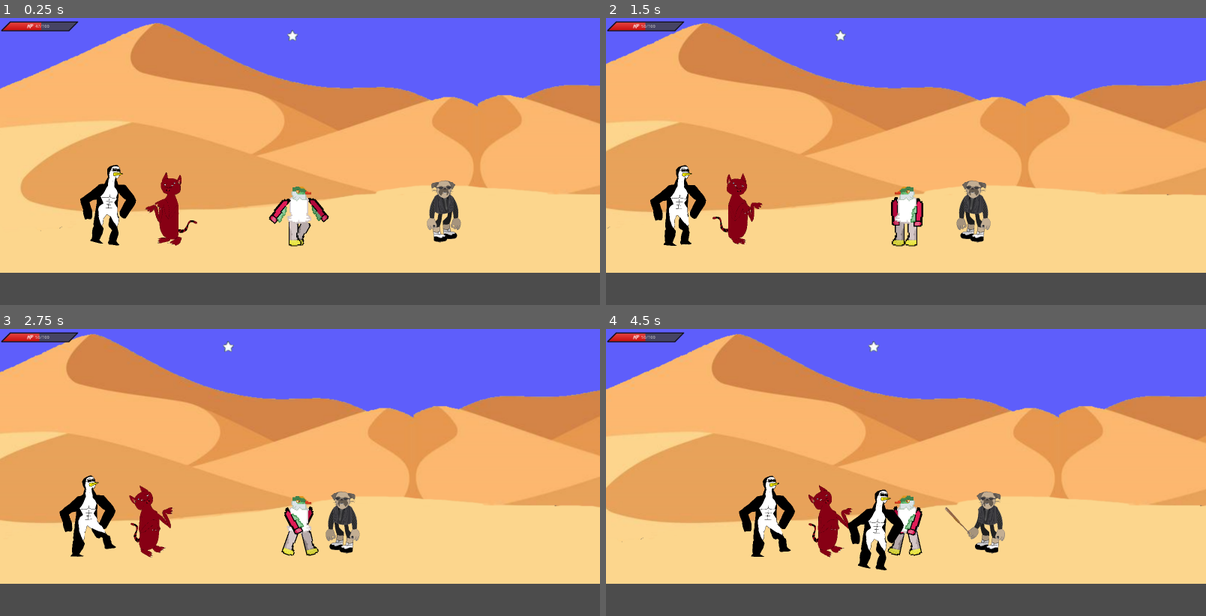
Above: before the commit, frames 1-4 (two rows, left to right).
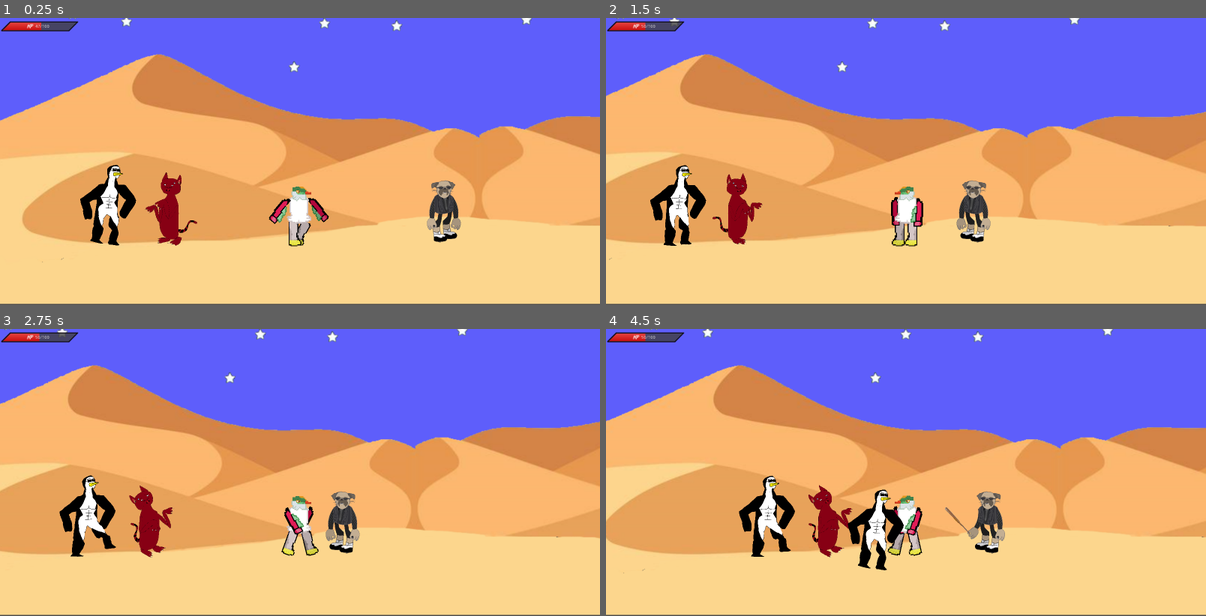
Above: after the commit, the same moments.

Repository: GFinformaticien/26_02GameJam
Game: Godot game, scene res://scenes/levels/principale.tscn
Two runs of this game, one before a commit and one after it. Both use one fixed random seed, a clock stepped at 60 frames per second and the inputs below.
Inputs:
- Up to frame 1 (0.25 s): no input
- Up to frame 2 (1.5 s): tap Enter at 0.5 s; hold Right (ui_right) 0.53-1.28 s; hold Shift 0.53-1.28 s; hold Left (ui_left) from 1.28 s (still down); tap 1 at 1.35 s
- Up to frame 3 (2.75 s): release Left (ui_left) at 2.03 s; hold Right (ui_right) from 2.03 s (still down); hold 2 from 2.03 s (still down)
- Up to frame 4 (4.5 s): release 2 at 2.78 s; tap Ctrl at 2.85 s; release Right (ui_right) at 3.53 s; hold Shift 3.53-4.28 s; hold Left (ui_left) from 3.53 s (still down); tap 1 at 4.35 s

The runs differ from the first frame. In frame 1, 41% of the frame differs, in the area x 0-100%, y 0-100%; in frame 2, 41%; in frame 3, 41%; in frame 4, 41%.

Commit message:
add queue free cat

Diff:
--- a/scenes/levels/principale.tscn
+++ b/scenes/levels/principale.tscn
@@ -36,7 +36,7 @@
 current = true
 
 [node name="Background" type="Sprite" parent="."]
-position = Vector2( 5455.16, 346.178 )
+position = Vector2( 5460.5, 444.956 )
 scale = Vector2( 2, 2 )
 z_index = -2
 texture = ExtResource( 3 )
--- a/scripts/cat.gd
+++ b/scripts/cat.gd
@@ -145,6 +145,7 @@
 		$AnimationPlayer.play("die")
 		alive = false
 		yield($AnimationPlayer, "animation_finished")
+		queue_free()
 
 func force_action_end():
 	$AnimationPlayer.stop()
